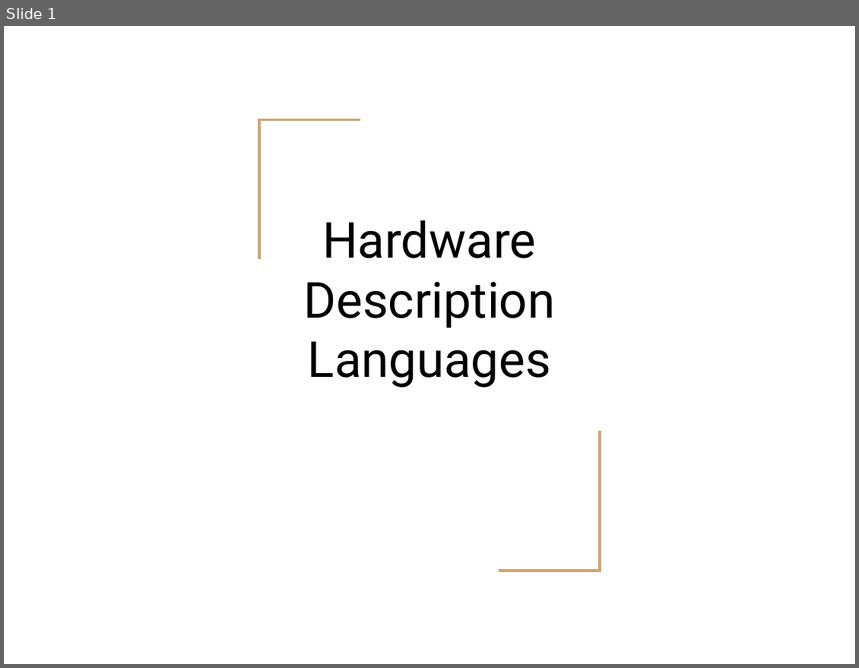
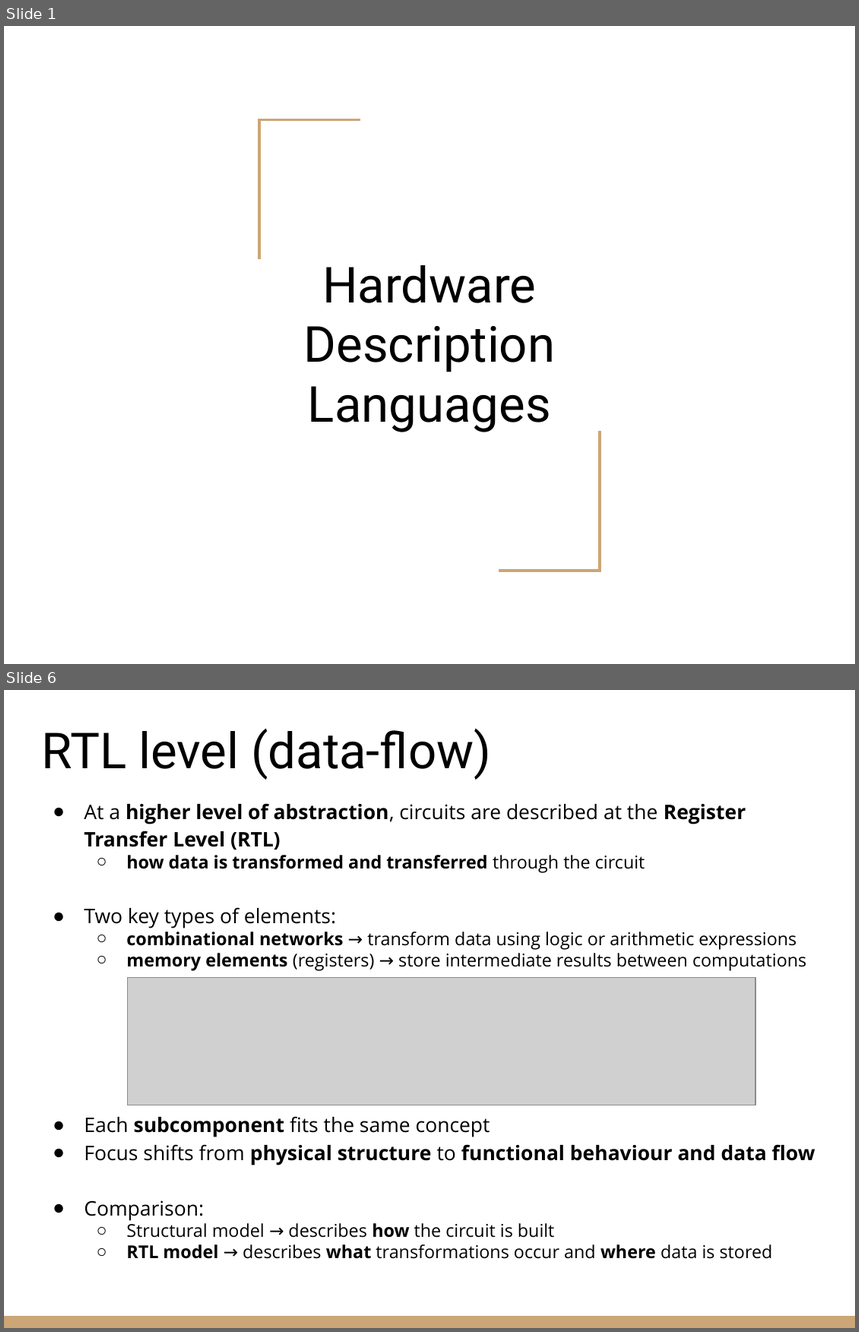
Before and after one commit to riccardoberta/esd, a slide deck: 07 - Hardware Description Languages/slides.pptx. Shown one above the other, each under a label of ours: slide 1 before the commit, slides 1 and 6 after it; the slides between them are not shown. The pictures are 859x668 and 859x1332 pixels, drawn with LibreOffice and Linux fonts; fonts in the diff are those of the drawing; grey boxes stand for pictures. Boxes give left, top, right and bottom in pixels: in the first picture for what was removed or moved away, otherwise in the second. Text is boxed around its words. In the diff, an @@ line names an element or a change of style, - is before the commit and + after.

```diff
--- a/07 - Hardware Description Languages/slides.pptx
+++ b/07 - Hardware Description Languages/slides.pptx
@@ slide 6 added at [4,690,855,1328], background #FFFFFF @@
@@ title added at [41,728,491,780], 42 pt, text #000000 @@
+RTL level (data-flow)
@@ text added at [84,803,816,1259], 15 pt, text #000000 @@
+● At a higher level of abstraction, circuits are described at the Register Transfer Level (RTL)
+  ○ how data is transformed and transferred through the circuit
+● Two key types of elements:
+  ○ combinational networks → transform data using logic or arithmetic expressions
+  ○ memory elements (registers) → store intermediate results between computations
+● Each subcomponent fits the same concept
+● Focus shifts from physical structure to functional behaviour and data flow
+● Comparison:
+  ○ Structural model → describes how the circuit is built
+  ○ RTL model → describes what transformations occur and where data is stored
@@ picture added at [127,978,756,1106] @@
@@ rectangle added at [4,1316,855,1328], fill #CCA677 @@
@@ slide 1 changed as well @@
@@ title "Hardware Description Languages": place and size @@
-title "Hardware Description Languages" at [304,221,556,388]
+title "Hardware Description Languages" at [304,265,556,433]
```
Also in this commit, not shown: 42 other slides added, 2 slides removed, 3 other files.
